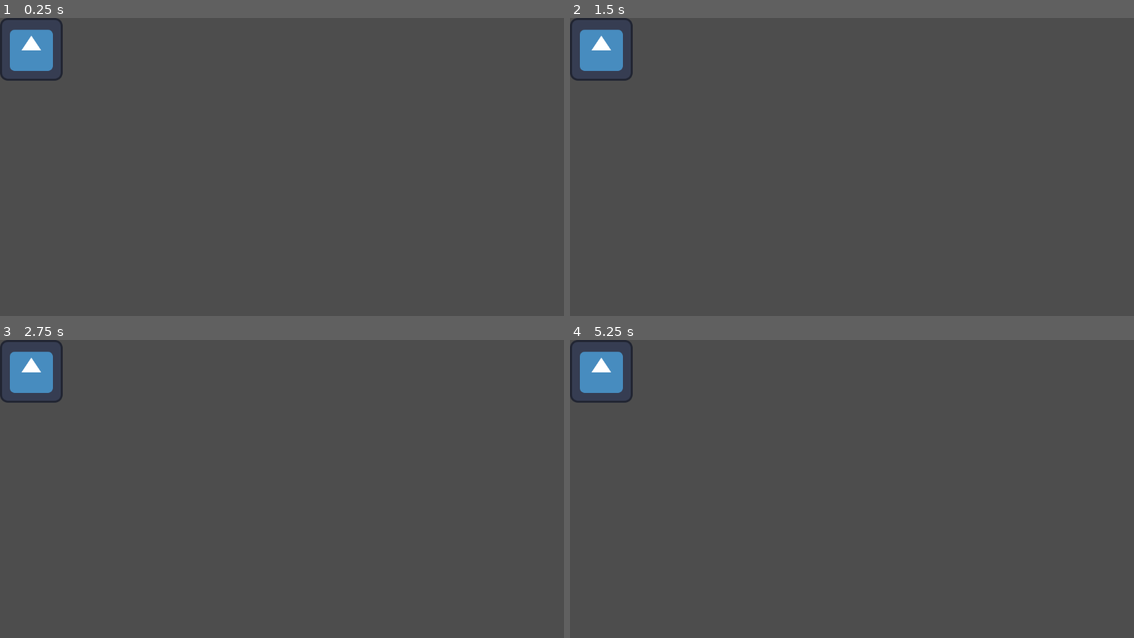
Above: before the commit, frames 1-4 (two rows, left to right).
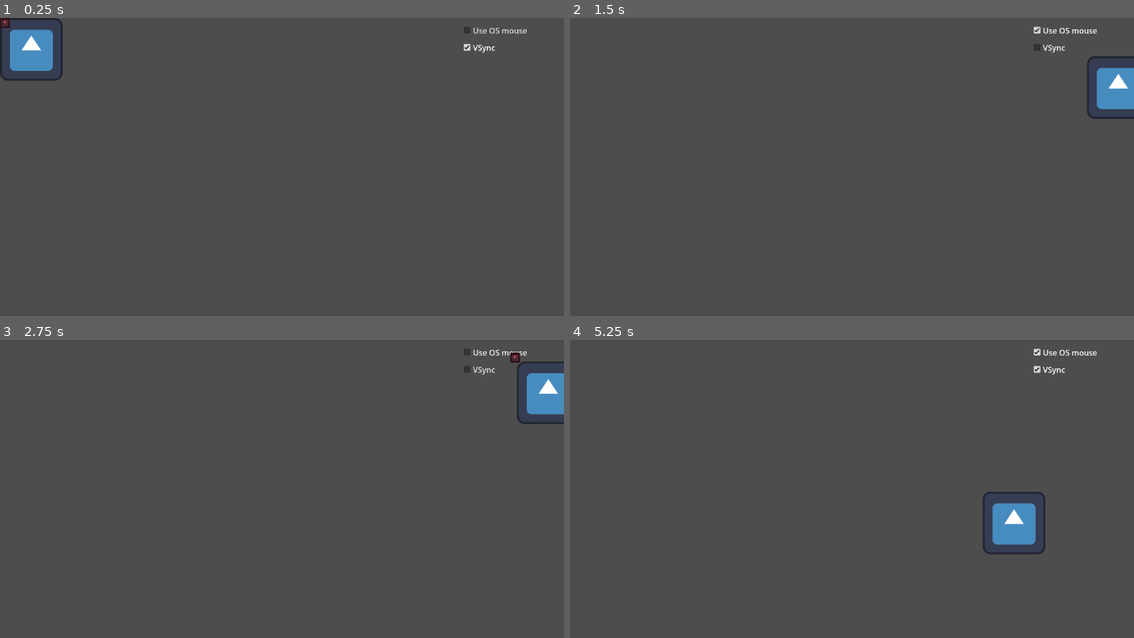
Above: after the commit, the same moments.

Repository: viveleroi/godot-cursor-drag-lag-test
Game: Godot game, scene res://drag.tscn
Two runs of this game, one before a commit and one after it. Both use one fixed random seed, a clock stepped at 60 frames per second and the inputs below. The engine's default icon, where the game draws it, is replaced by a stand-in: a white triangle on a blue panel in a dark square.
Inputs (mouse positions are in pixels of both pictures, inside the frame that each line leads up to):
- Up to frame 1 (0.25 s): no input
- Up to frame 2 (1.5 s): click (1077, 29) at 0.5 s, where only the run after the commit has a clickable "Use OS mouse"; click (1077, 47) at 1.25 s, where only the run after the commit has a clickable "VSync"
- Up to frame 3 (2.75 s): click (507, 351) at 2 s, where only the run after the commit has a clickable "Use OS mouse"
- Up to frame 4 (5.25 s): click (1077, 369) at 2.75 s, where only the run after the commit has a clickable "VSync"; click (1077, 351) at 3.5 s, where only the run after the commit has a clickable "Use OS mouse"; click (1077, 369) at 4.25 s, where only the run after the commit has a clickable "VSync"; tap Enter at 5 s; move the mouse to (976, 483) at 5.02 s

The runs differ from the first frame. In frame 1, 0.2% of the frame differs, in the area x 0-94%, y 0-12%; in frame 2, 2.7%; in frame 3, 2.7%; in frame 4, 2.9%, in the area x 0-94%, y 0-72%.

Commit message:
Improves demos

Diff:
--- a/drag.gd
+++ b/drag.gd
@@ -1,11 +1,48 @@
 extends TextureRect
+
+const ITEM_OFFSET := Vector2(14, 18)
+var _pointer: TextureRect
+var _use_os_mouse: bool = false
 
 func _ready() -> void:
 	Input.use_accumulated_input = false
+	mouse_filter = Control.MOUSE_FILTER_IGNORE
 
-func _get_drag_data(pos):
-	var data = {}
+	var layer := CanvasLayer.new()
+	layer.layer = 100
+	add_child(layer)
 
-	set_drag_preview(duplicate())
+	_pointer = TextureRect.new()
+	_pointer.texture = texture
+	_pointer.expand_mode = TextureRect.EXPAND_IGNORE_SIZE
+	_pointer.size = Vector2(20, 20)
+	_pointer.custom_minimum_size = Vector2(20, 20)
+	_pointer.modulate = Color(1, 0.3, 0.3)
+	_pointer.mouse_filter = Control.MOUSE_FILTER_IGNORE
+	layer.add_child(_pointer)
 
-	return data
+	var os_mouse_toggle: CheckBox = get_node("../Settings/OSMouse")
+	var vsync_toggle: CheckBox = get_node("../Settings/VSync")
+	os_mouse_toggle.toggled.connect(_apply_mouse_mode)
+	vsync_toggle.toggled.connect(_apply_vsync_mode)
+	_apply_mouse_mode(os_mouse_toggle.button_pressed)
+	_apply_vsync_mode(vsync_toggle.button_pressed)
+
+func _apply_mouse_mode(use_os: bool) -> void:
+	_use_os_mouse = use_os
+	if use_os:
+		Input.mouse_mode = Input.MOUSE_MODE_VISIBLE
+		_pointer.visible = false
+	else:
+		Input.mouse_mode = Input.MOUSE_MODE_HIDDEN
+		_pointer.visible = true
+
+func _apply_vsync_mode(enabled: bool) -> void:
+	var mode := DisplayServer.VSYNC_ENABLED if enabled else DisplayServer.VSYNC_DISABLED
+	DisplayServer.window_set_vsync_mode(mode)
+
+func _input(event: InputEvent) -> void:
+	if event is InputEventMouseMotion:
+		if not _use_os_mouse:
+			_pointer.position = event.global_position
+		global_position = event.global_position + ITEM_OFFSET
--- a/drag.tscn
+++ b/drag.tscn
@@ -1,9 +1,9 @@
-[gd_scene load_steps=3 format=3 uid="uid://dib62qwxqkbip"]
+[gd_scene format=3 uid="uid://dib62qwxqkbip"]
 
 [ext_resource type="Texture2D" uid="uid://d1aq362358b5y" path="res://icon.svg" id="1_g5hq8"]
 [ext_resource type="Script" uid="uid://d22a6ilynfefh" path="res://drag.gd" id="2_q60ct"]
 
-[node name="Control" type="Control"]
+[node name="Control" type="Control" unique_id=301513221]
 layout_mode = 3
 anchors_preset = 15
 anchor_right = 1.0
@@ -11,9 +11,29 @@
 grow_horizontal = 2
 grow_vertical = 2
 
-[node name="TextureRect" type="TextureRect" parent="."]
+[node name="TextureRect" type="TextureRect" parent="." unique_id=2116702578]
 layout_mode = 0
 offset_right = 40.0
 offset_bottom = 40.0
 texture = ExtResource("1_g5hq8")
 script = ExtResource("2_q60ct")
+
+[node name="Settings" type="VBoxContainer" parent="."]
+layout_mode = 1
+anchors_preset = 1
+anchor_left = 1.0
+anchor_right = 1.0
+offset_left = -210.0
+offset_top = 10.0
+offset_right = -10.0
+offset_bottom = 100.0
+grow_horizontal = 0
+
+[node name="OSMouse" type="CheckBox" parent="Settings"]
+layout_mode = 2
+text = "Use OS mouse"
+
+[node name="VSync" type="CheckBox" parent="Settings"]
+layout_mode = 2
+button_pressed = true
+text = "VSync"
--- a/project.godot
+++ b/project.godot
@@ -8,16 +8,16 @@
 
 config_version=5
 
+[animation]
+
+compatibility/default_parent_skeleton_in_mesh_instance_3d=true
+
 [application]
 
 config/name="Drag-Test"
 run/main_scene="uid://dib62qwxqkbip"
-config/features=PackedStringArray("4.5", "Mobile")
+config/features=PackedStringArray("4.6", "Mobile")
 config/icon="res://icon.svg"
-
-[display]
-
-window/vsync/vsync_mode=0
 
 [dotnet]
 
